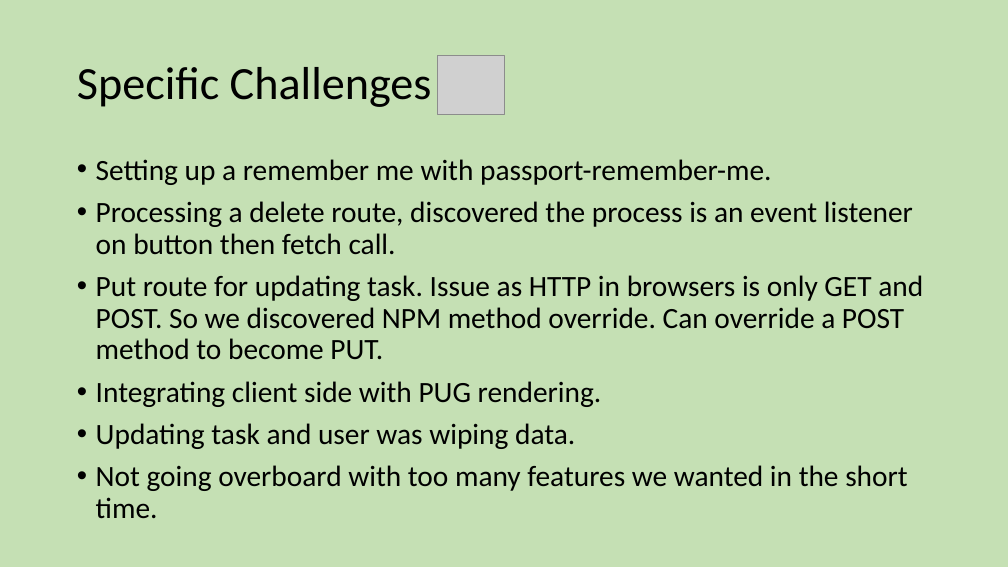
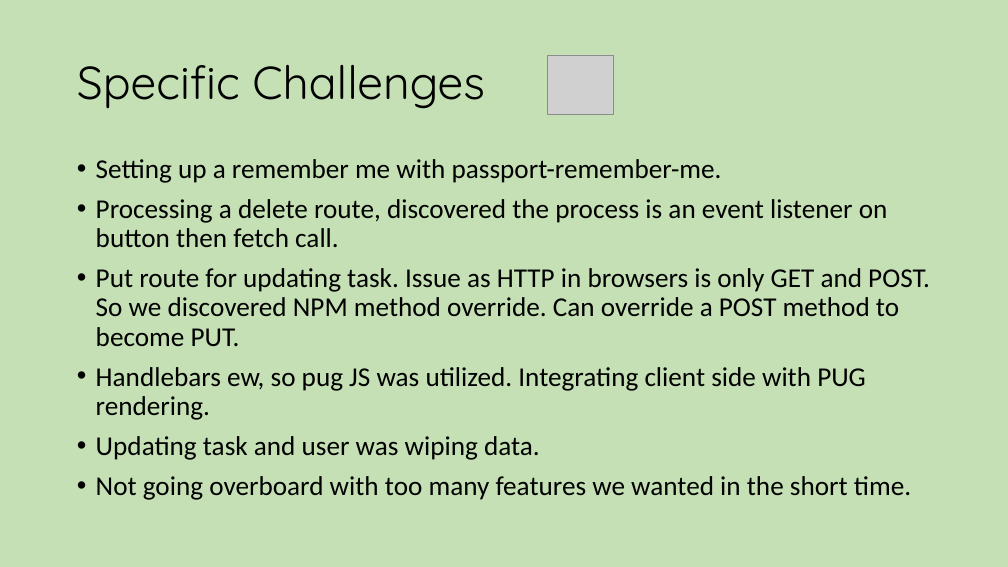
Before and after one commit to Shelby219/Taskio_gamified_task_app, a slide deck: slide 6 of docs/Presentation1.pptx (slide 5 before the commit). Drawn at 1008x567 pixels with LibreOffice and Linux fonts; fonts in the diff are those of the drawing; grey boxes stand for pictures. Boxes give left, top, right and bottom in pixels: in the first picture for what was removed or moved away, otherwise in the second. Text is boxed around its words. In the diff, an @@ line names an element or a change of style, - is before the commit and + after.

```diff
--- a/docs/Presentation1.pptx
+++ b/docs/Presentation1.pptx
@@ title "Specific Challenges" at box(77, 65, 484, 109): font Calibri to Quicksand @@
@@ picture: place and size @@
-picture at box(438, 55, 504, 115)
+picture at box(547, 55, 614, 115)
@@ text at box(96, 159, 930, 500): size 28 to 25.9 pt in "Setting up a remember me with passport-remember-me.", "Processing a delete route, discovered the process ...", "Put route for updating task. Issue as ...", "Updating task and user was wiping data." and 1 more places @@
@@ text at box(96, 367, 866, 420): text changed; size 28 to 25.9 pt @@
-• Integrating client side with PUG rendering.
+• Handlebars ew, so pug JS was utilized. Integrating client side with PUG rendering.
```
Also in this commit, not shown: 6 other slides changed, 1 slide removed, 3 other files.
